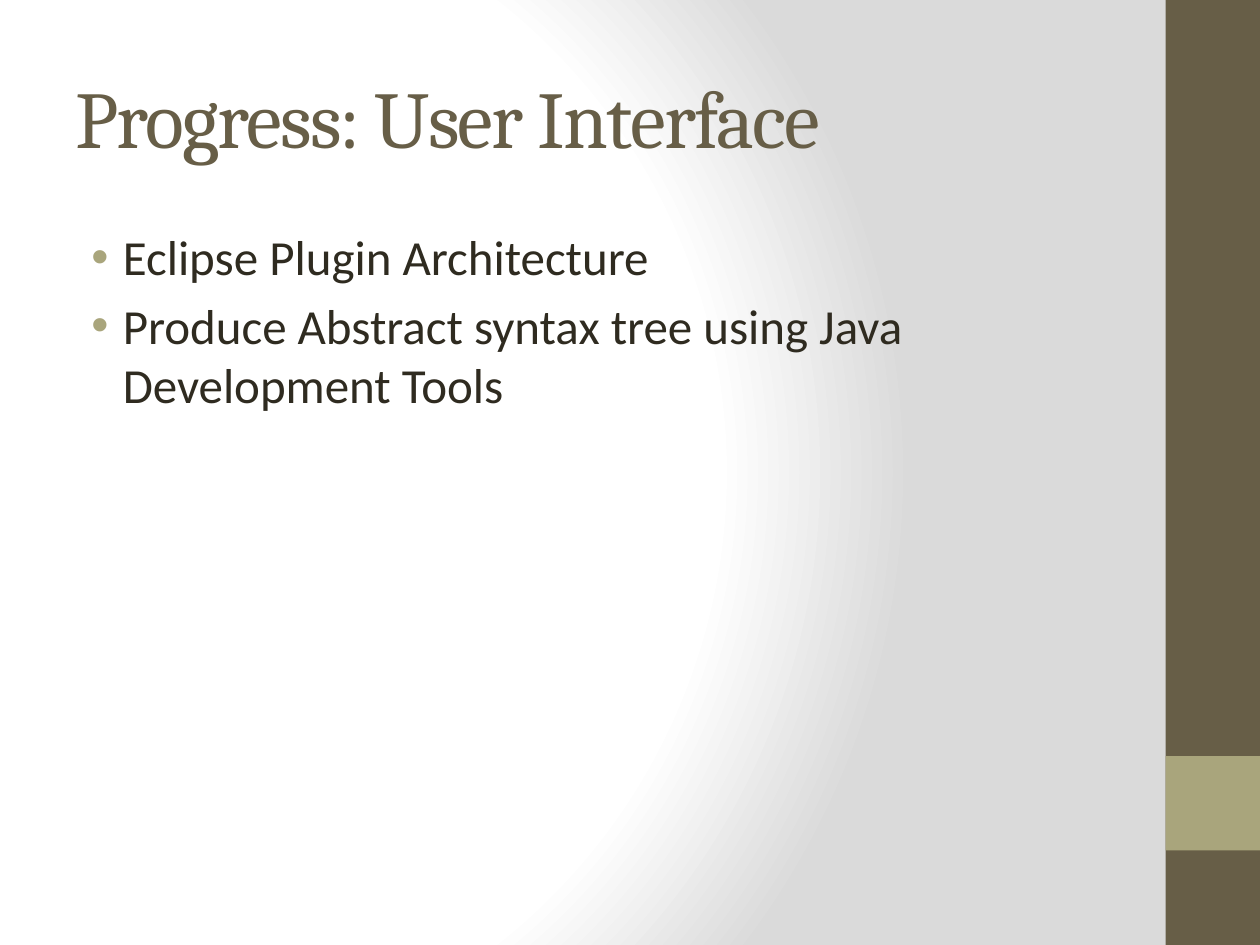
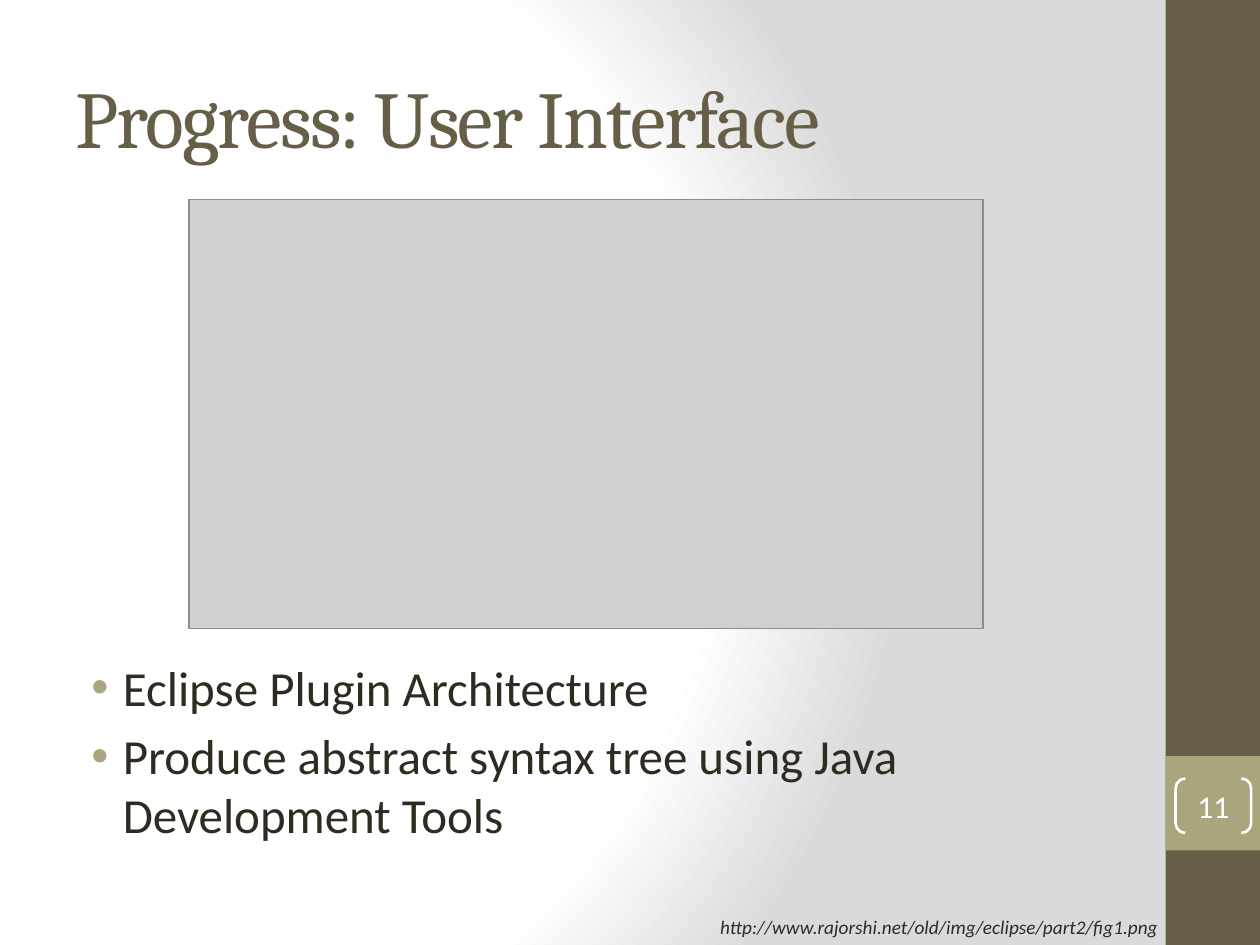
Before and after one commit to SuitAndThai/Graph-Matching, a slide deck: slide 11 of Documents/Fall Presentation.pptx (slide 9 before the commit). Drawn at 1260x945 pixels with LibreOffice and Linux fonts; fonts in the diff are those of the drawing; grey boxes stand for pictures. Boxes give left, top, right and bottom in pixels: in the first picture for what was removed or moved away, otherwise in the second. Text is boxed around its words. In the diff, an @@ line names an element or a change of style, - is before the commit and + after.

Commit message:
final presentation

```diff
--- a/Documents/Fall Presentation.pptx
+++ b/Documents/Fall Presentation.pptx
@@ picture added at (x1=189, y1=199, x2=983, y2=627) @@
@@ text "Eclipse Plugin Architecture" moved from (x1=123, y1=241, x2=902, y2=411) to (x1=123, y1=672, x2=897, y2=841) @@
@@ text at (x1=123, y1=740, x2=897, y2=841): text changed @@
-• Produce Abstract syntax tree using Java Development Tools
+• Produce abstract syntax tree using Java Development Tools
@@ page number added at (x1=1176, y1=779, x2=1251, y2=833), outline #FFFFFF 1.5 pt, 18 pt, text #FFFFFF @@
+11
@@ text added at (x1=720, y1=920, x2=1157, y2=938), 11 pt, text #2F2B20, italic @@
+http://www.rajorshi.net/old/img/eclipse/part2/fig1.png
```
Also in this commit, not shown: 9 other slides changed, 2 slides added.
